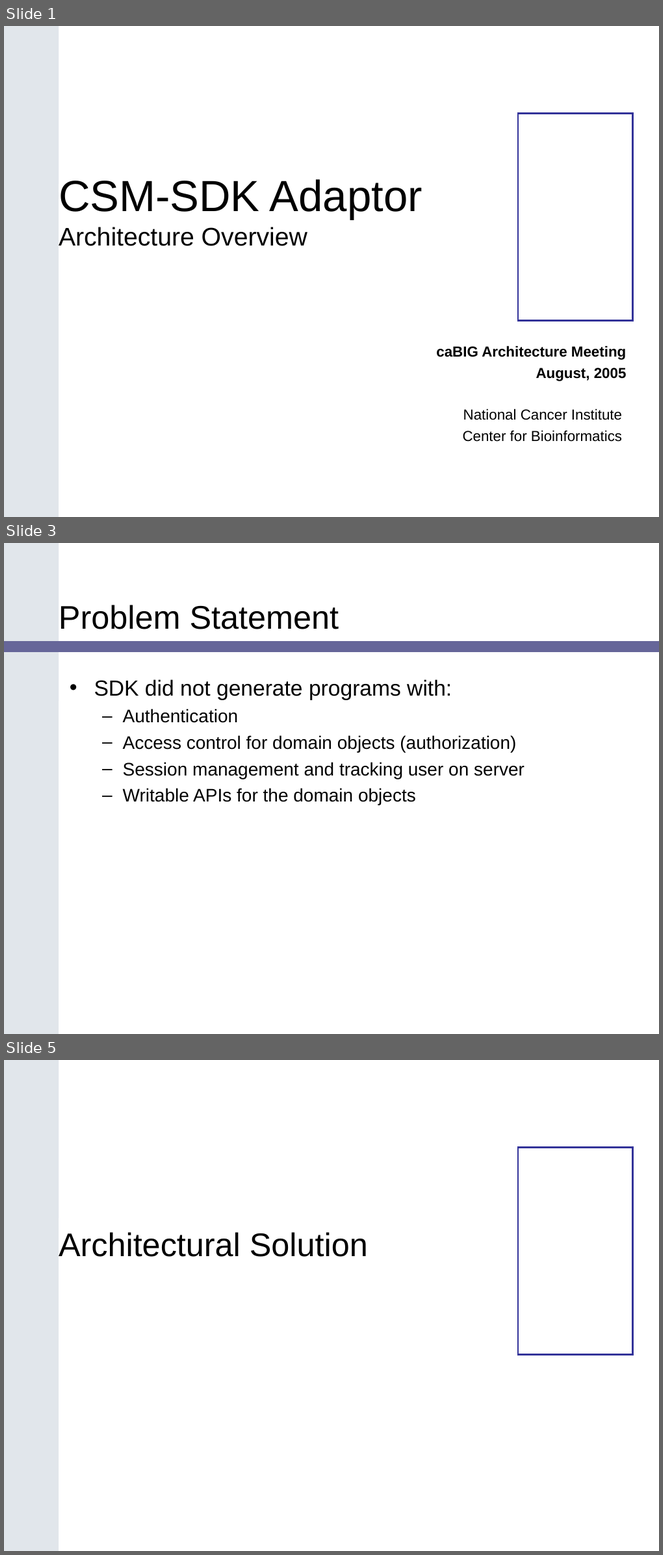
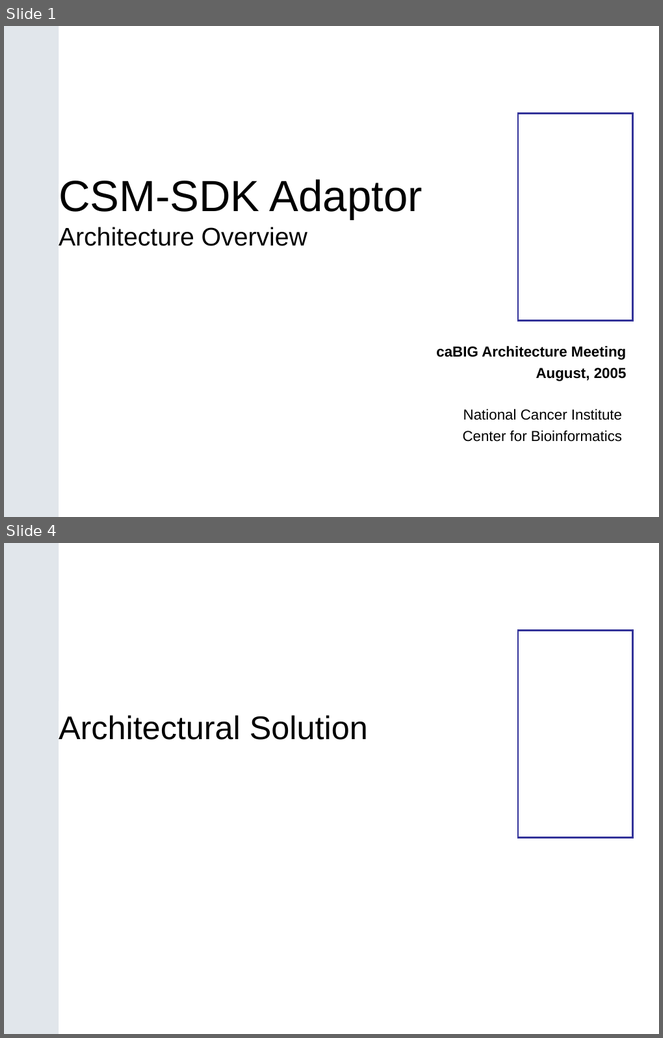
Before and after one commit to CBIIT/common-security-module-docs, a slide deck: Presentations/CSM-SDK_caBIG_v1.ppt. Shown one above the other, each under a label of ours: slides 1, 3 and 5 before the commit, slides 1 and 4 after it; the slides between them are not shown. The pictures are 663x1555 and 663x1038 pixels, drawn with LibreOffice and Linux fonts; fonts in the diff are those of the drawing; background and template pictures are left out. Boxes give left, top, right and bottom in pixels: in the first picture for what was removed or moved away, otherwise in the second. Text is boxed around its words. In the diff, an @@ line names an element or a change of style, - is before the commit and + after.

Commit message:
removed problem statement slide
SVN-Revision: 1399

```diff
--- a/Presentations/CSM-SDK_caBIG_v1.ppt
+++ b/Presentations/CSM-SDK_caBIG_v1.ppt
@@ slide 3 removed at (4, 543, 659, 1034), background #FFFFFF; not listed: 1 template element that a slide beside it also shows @@
@@ title removed at (59, 605, 339, 629) @@
-Problem Statement
@@ rounded rectangle removed at (4, 641, 659, 652) @@
@@ text removed at (94, 679, 525, 805) @@
-• SDK did not generate programs with:
-  – Authentication
-  – Access control for domain objects (authorization)
-  – Session management and tracking user on server
-  – Writable APIs for the domain objects
@@ rectangle removed at (278, 756, 296, 756) @@
@@ what was slide 5 is now slide 4 @@
```
Also in this commit, not shown: 2 slides changed.
